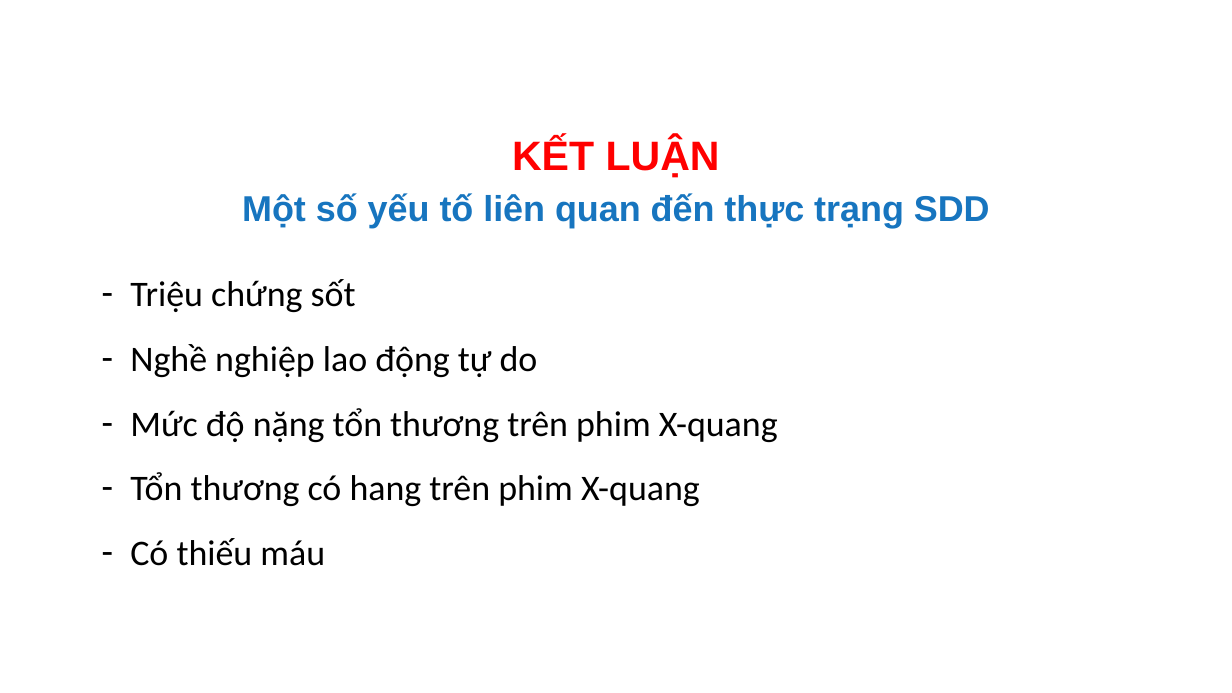
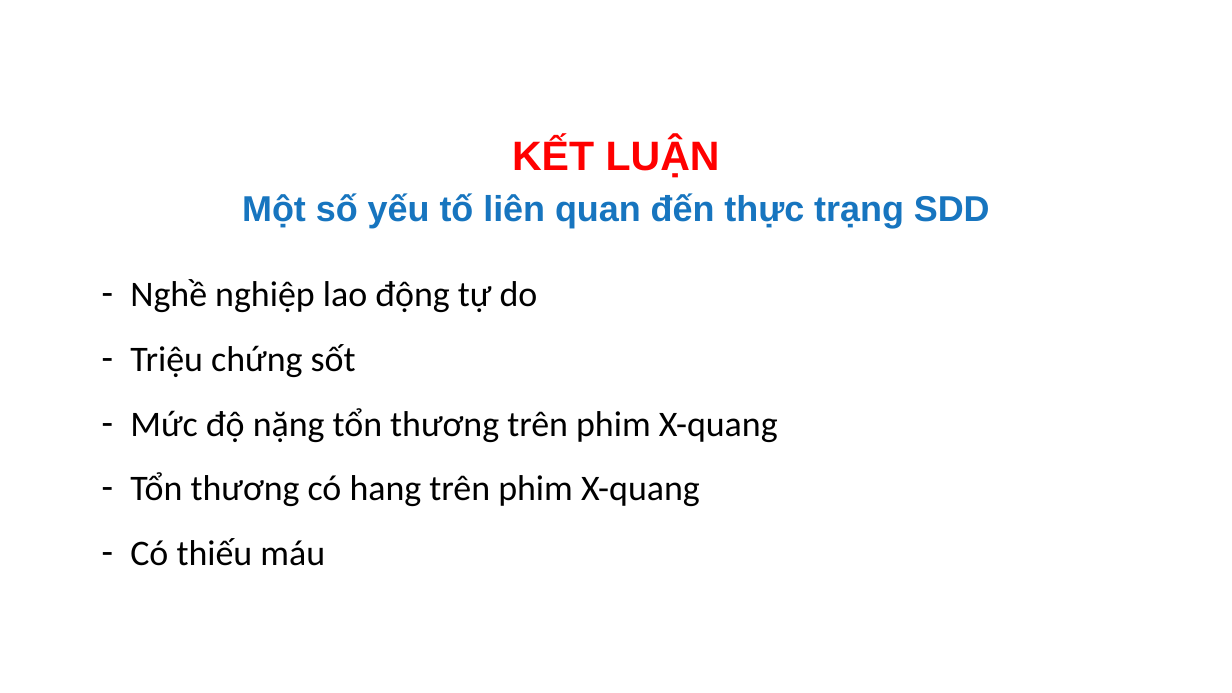
Before and after one commit to MedPocket/HPMUGraduation-thesis, a slide deck: slide 35 of Thuc-trang-va-mot-so-yeu-to-lien-quan-dinh-duong-BN-lao-phoi_Nhat-Nguyen.pptx. Drawn at 1232x693 pixels with LibreOffice and Linux fonts; fonts in the diff are those of the drawing; background and template pictures are left out. Boxes give left, top, right and bottom in pixels: in the first picture for what was removed or moved away, otherwise in the second. Text is boxed around its words. In the diff, an @@ line names an element or a change of style, - is before the commit and + after.

```diff
--- a/Thuc-trang-va-mot-so-yeu-to-lien-quan-dinh-duong-BN-lao-phoi_Nhat-Nguyen.pptx
+++ b/Thuc-trang-va-mot-so-yeu-to-lien-quan-dinh-duong-BN-lao-phoi_Nhat-Nguyen.pptx
@@ text at [130,279,538,312]: paragraph added @@
+– Nghề nghiệp lao động tự do
@@ text at [130,344,538,377]: paragraph removed @@
-– Nghề nghiệp lao động tự do
@@ text at [130,344,778,566]: alignment left to justified @@
```
Also in this commit, not shown: 18 other slides changed.
